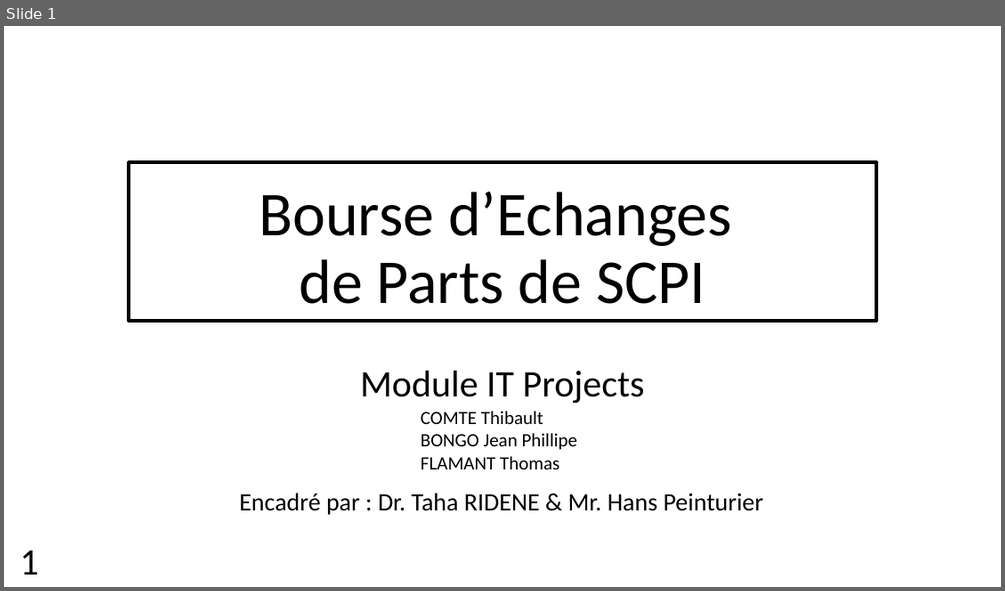
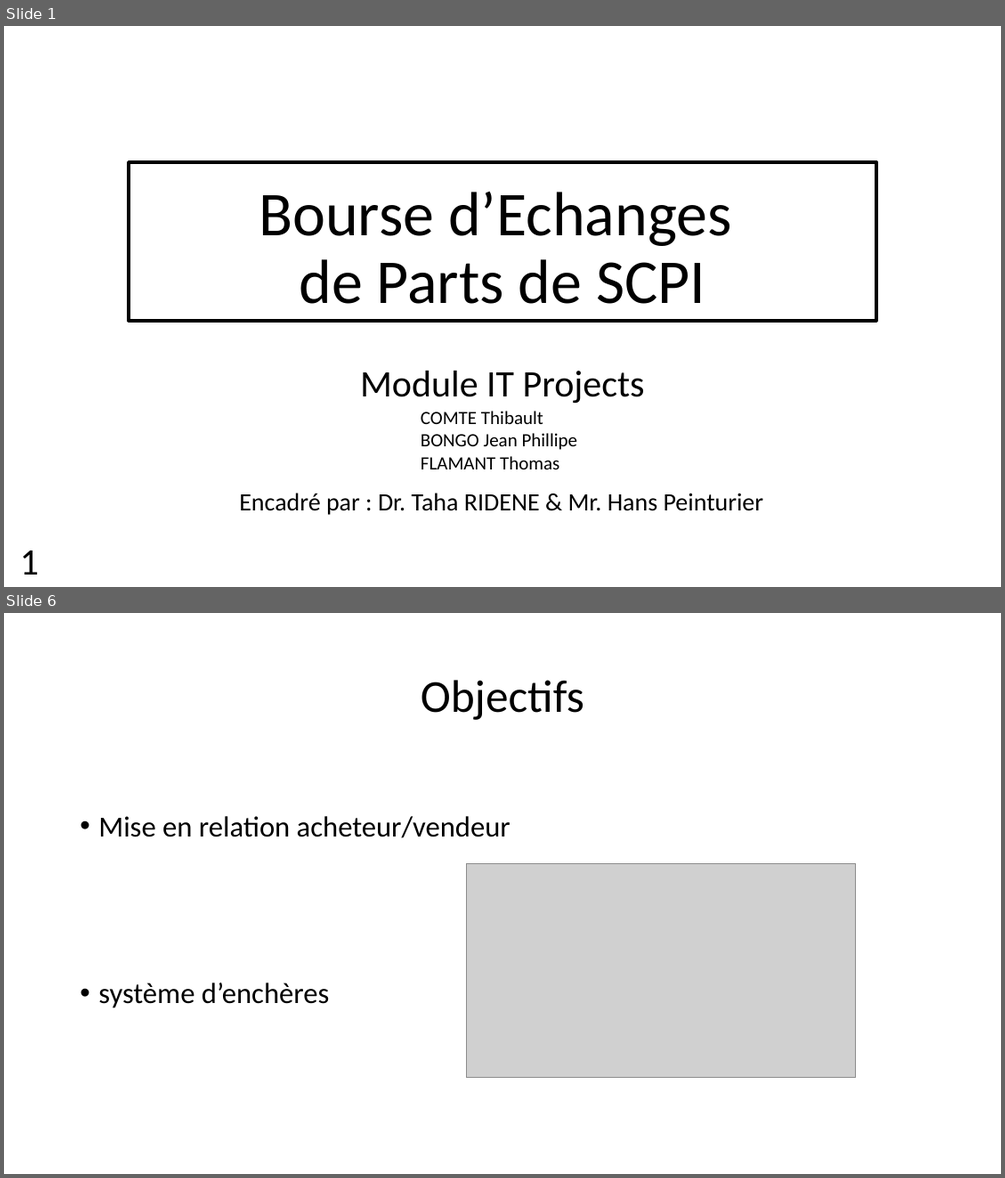
Before and after one commit to Thibaut-Comte/projetIT, a slide deck: PrésentationBourseEchangeSCPI.pptx. Shown one above the other, each under a label of ours: slide 1 before the commit, slides 1 and 6 after it; the slides between them are not shown. The pictures are 1005x591 and 1005x1178 pixels, drawn with LibreOffice and Linux fonts; fonts in the diff are those of the drawing; grey boxes stand for pictures. Boxes give left, top, right and bottom in pixels: in the first picture for what was removed or moved away, otherwise in the second. Text is boxed around its words. In the diff, an @@ line names an element or a change of style, - is before the commit and + after.

```diff
--- a/PrésentationBourseEchangeSCPI.pptx
+++ b/PrésentationBourseEchangeSCPI.pptx
@@ slide 6 added at box(4, 613, 1001, 1174), background #FFFFFF @@
@@ title added at box(421, 680, 584, 720), 44 pt, text #000000 @@
+Objectifs
@@ text added at box(98, 816, 510, 1008), 28 pt, text #000000 @@
+• Mise en relation acheteur/vendeur
+• système d’enchères
@@ picture added at box(466, 863, 856, 1078) @@
```
Also in this commit, not shown: 4 slides changed, 14 other slides added, 2 slides removed, 4 other files.
